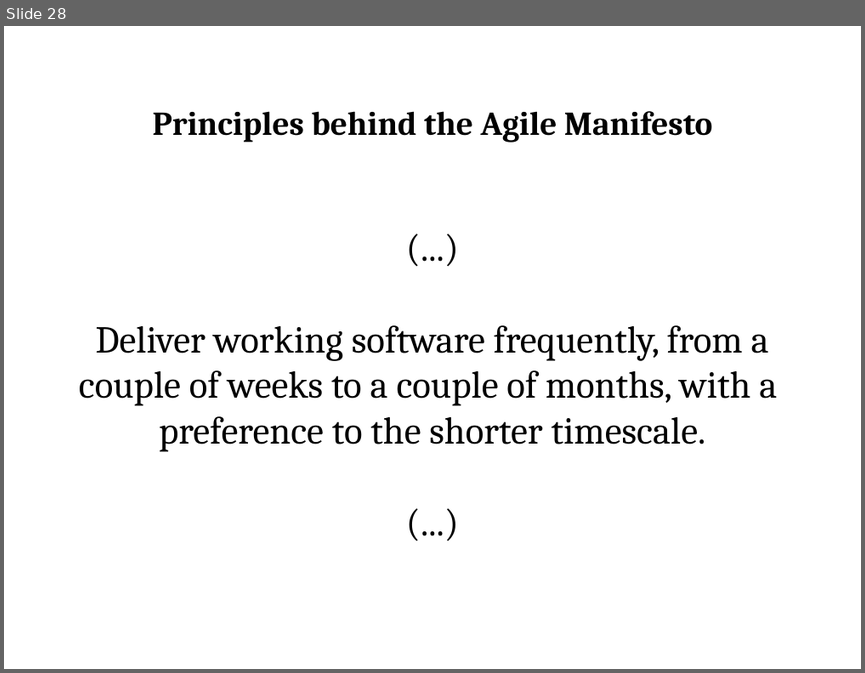
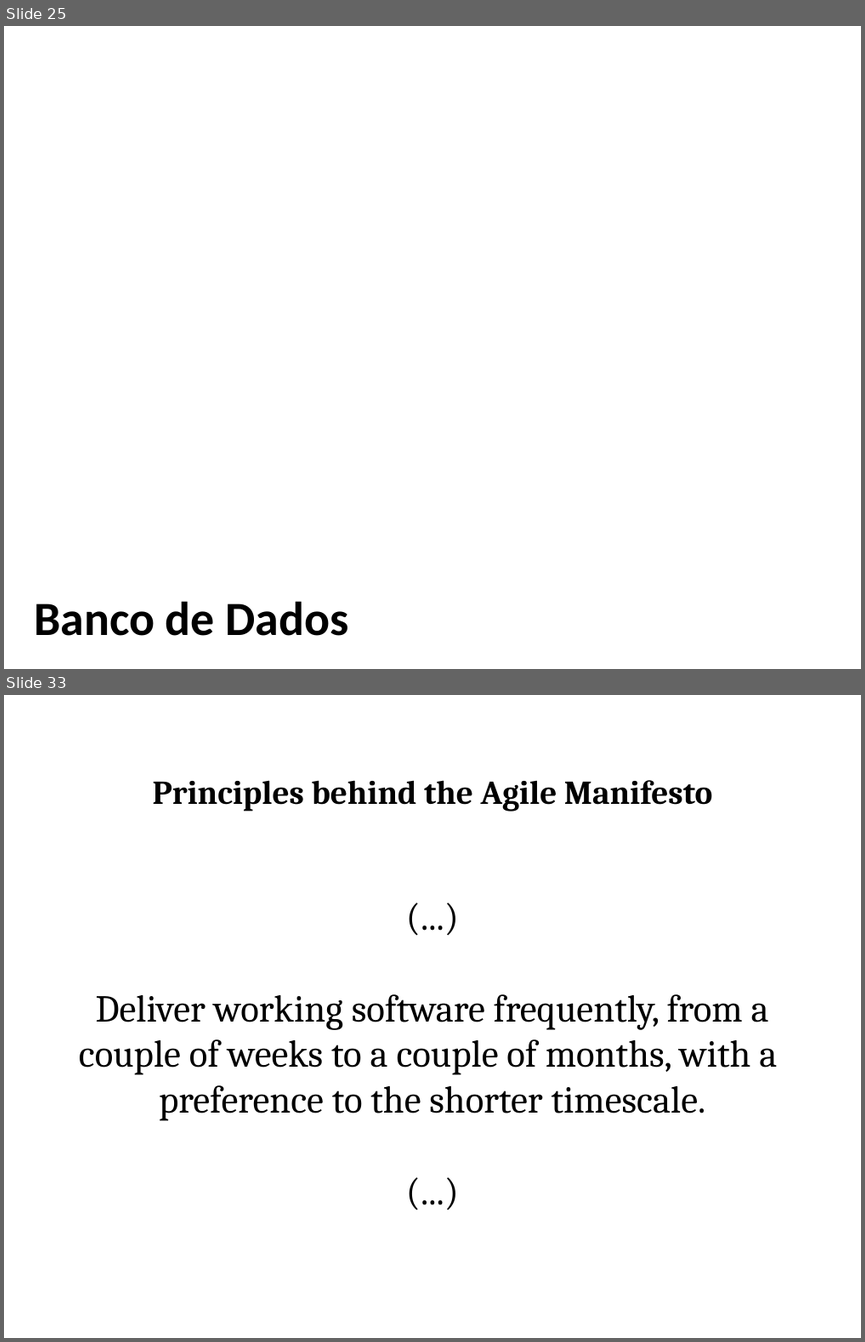
Before and after one commit to juanplopes/ci-alem-do-build, a slide deck: Presentation.pptx. Shown one above the other, each under a label of ours: slide 28 before the commit, slides 25 and 33 after it; the slides between them are not shown. The pictures are 865x673 and 865x1342 pixels, drawn with LibreOffice and Linux fonts; fonts in the diff are those of the drawing; background and template pictures are left out. Boxes give left, top, right and bottom in pixels: in the first picture for what was removed or moved away, otherwise in the second. Text is boxed around its words. In the diff, an @@ line names an element or a change of style, - is before the commit and + after.

```diff
--- a/Presentation.pptx
+++ b/Presentation.pptx
@@ slide 25 added at (x1=4, y1=26, x2=861, y2=669), background picture (left out) @@
@@ text added at (x1=34, y1=601, x2=349, y2=635), 40 pt, text #000000, bold @@
+Banco de Dados
@@ what was slide 28 is now slide 33 @@
```
Also in this commit, not shown: 6 slides changed, 18 other slides added, 14 slides removed, 3 other files.
